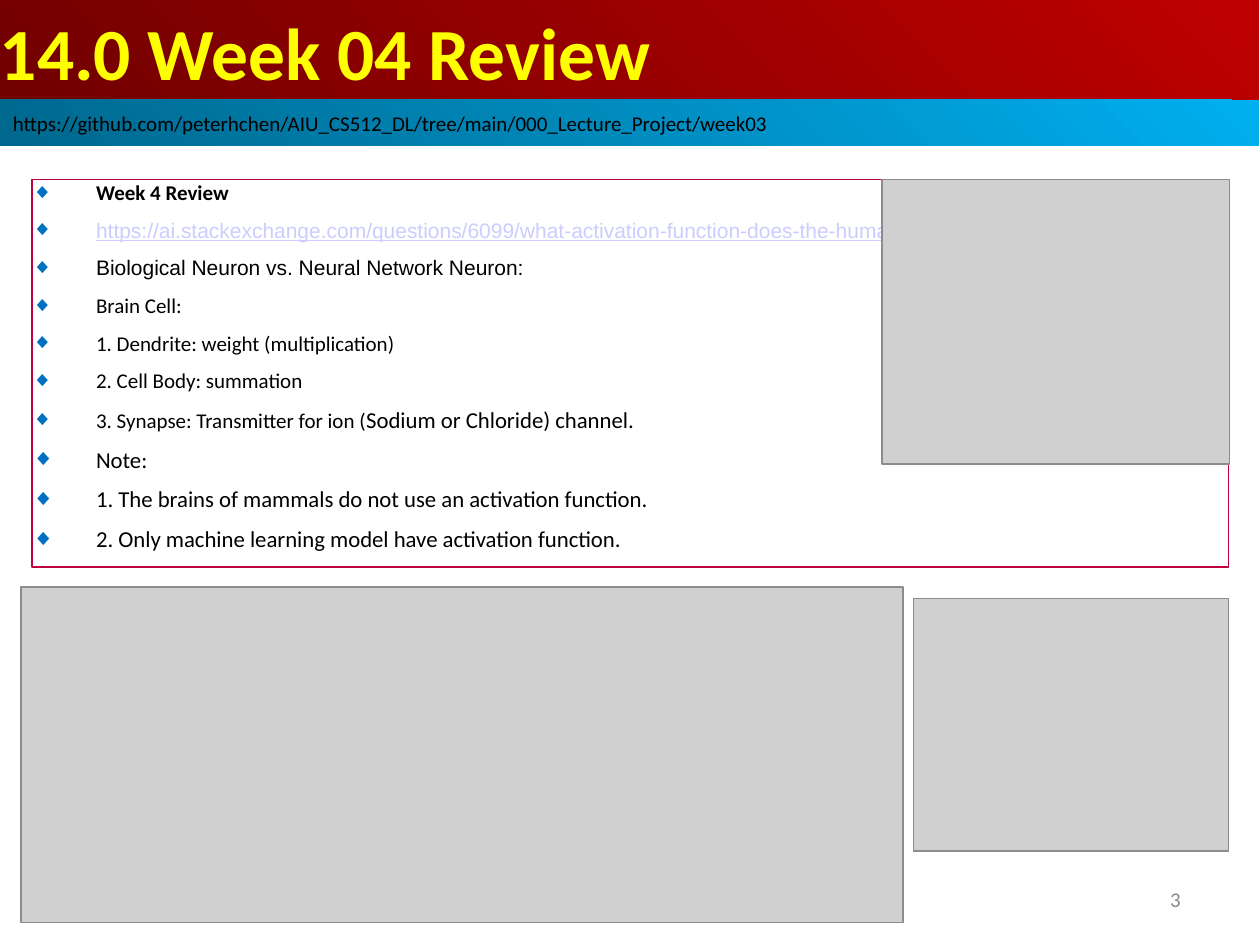
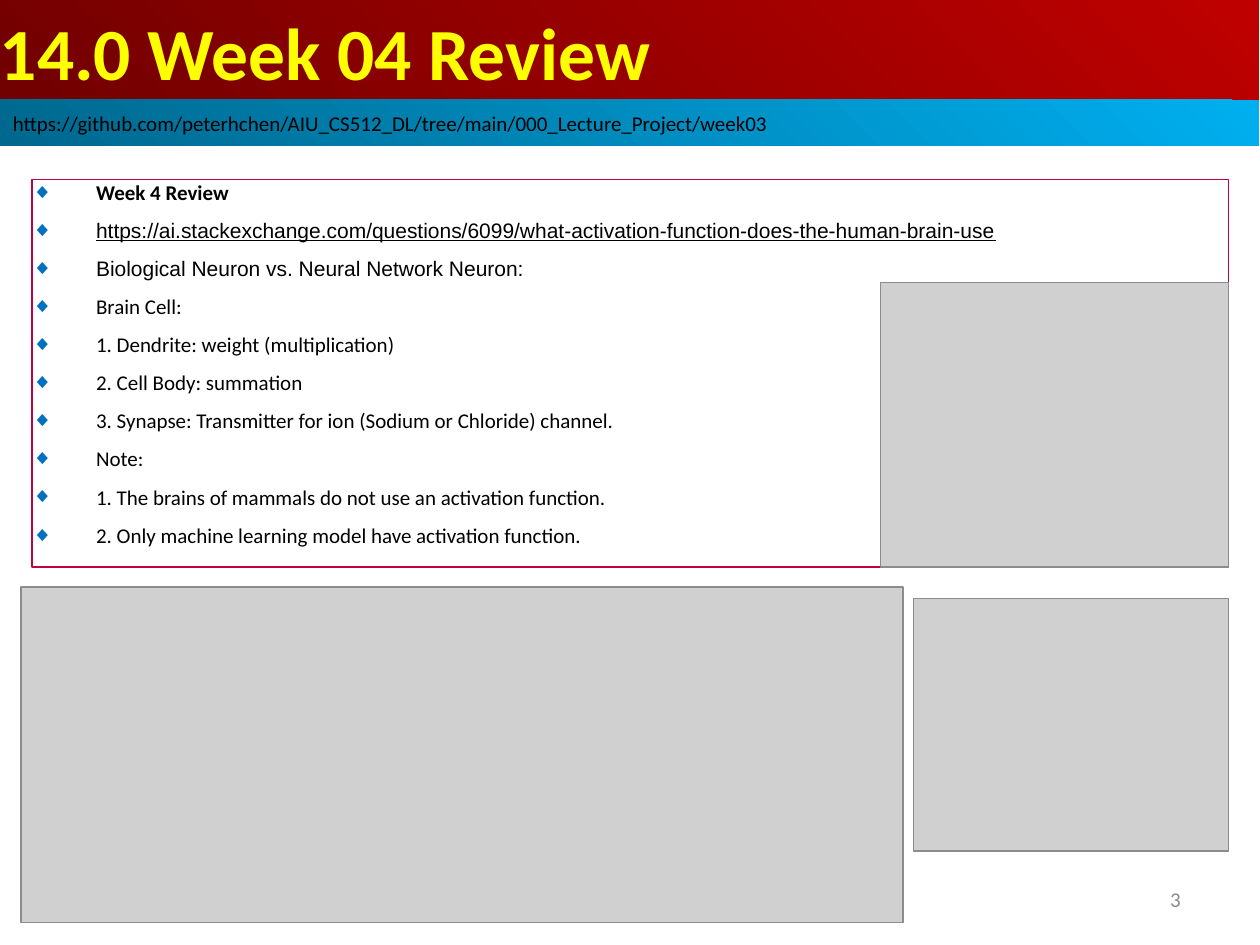
Before and after one commit to peterhchen/AIU_CS512_DL, a slide deck: slide 3 of 000_Lecture_Project/week05/01_Lecture/14.00_w04_review.ppt. Drawn at 1260x945 pixels with LibreOffice and Linux fonts; fonts in the diff are those of the drawing; grey boxes stand for pictures. Boxes give left, top, right and bottom in pixels: in the first picture for what was removed or moved away, otherwise in the second. Text is boxed around its words. In the diff, an @@ line names an element or a change of style, - is before the commit and + after.

```diff
--- a/000_Lecture_Project/week05/01_Lecture/14.00_w04_review.ppt
+++ b/000_Lecture_Project/week05/01_Lecture/14.00_w04_review.ppt
@@ rectangle "Week 4 Review" at (x1=32, y1=179, x2=1228, y2=567): text colour #CCCCFF to #000000 in "https://ai.stackexchange.com/questions/6099/what-activation- ..."; size 13 to 12 pt in "(Sodium or Chloride) channel.", "Note:", "1. The brains of mammals do not ...", "2. Only machine learning model have activation ..." @@
@@ picture moved from (x1=882, y1=179, x2=1230, y2=464) to (x1=881, y1=282, x2=1228, y2=567) @@
```
Also in this commit, not shown: 1 other slide changed, 2 slides added.
